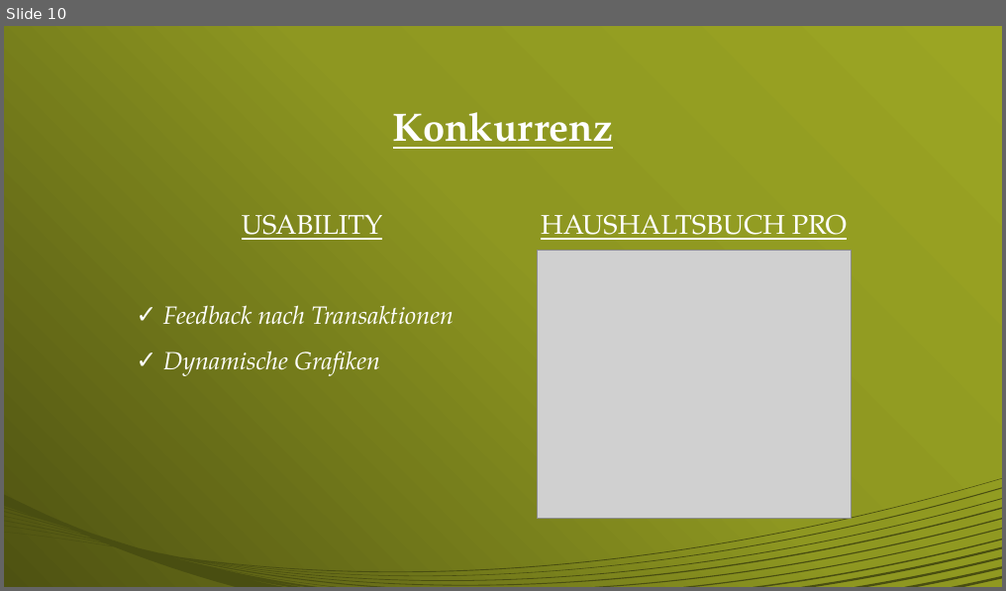
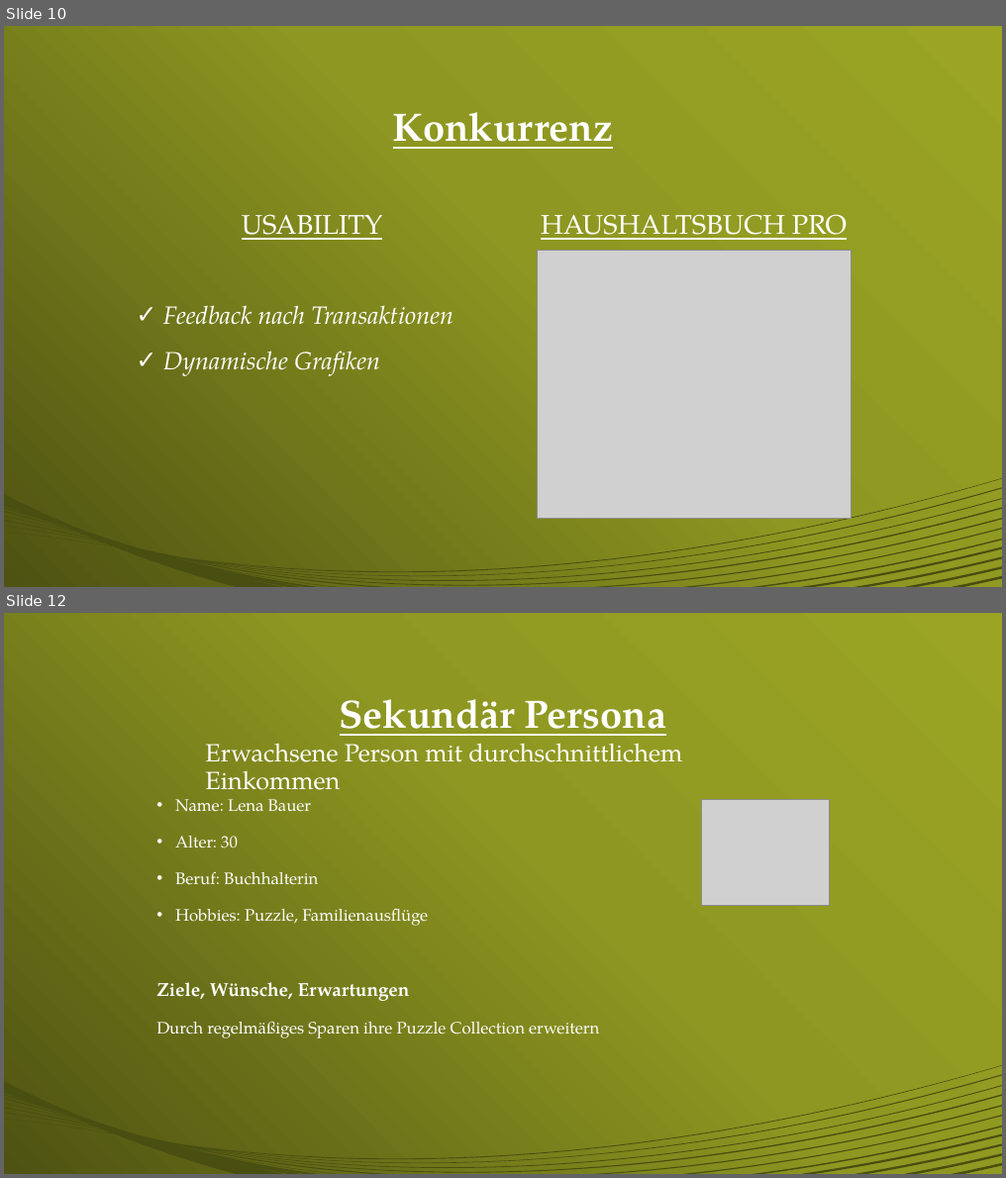
Before and after one commit to TarikPe/HCI, a slide deck: M1/präsentation/M1GruppeFreitagTeam10Präsentation.pptx. Shown one above the other, each under a label of ours: slide 10 before the commit, slides 10 and 12 after it; the slides between them are not shown. The pictures are 1006x591 and 1006x1178 pixels, drawn with LibreOffice and Linux fonts; fonts in the diff are those of the drawing; grey boxes stand for pictures. Boxes give left, top, right and bottom in pixels: in the first picture for what was removed or moved away, otherwise in the second. Text is boxed around its words. In the diff, an @@ line names an element or a change of style, - is before the commit and + after.

```diff
--- a/M1/präsentation/M1GruppeFreitagTeam10Präsentation.pptx
+++ b/M1/präsentation/M1GruppeFreitagTeam10Präsentation.pptx
@@ slide 12 added at <box>4,613,1002,1174</box>, background gradient #9DA625 to #8E9721 to #4E5312; not listed: 1 template element that a slide beside it also shows @@
@@ title added at <box>340,699,666,736</box>, 38 pt, text #FFFFFF, bold, underline @@
+Sekundär Persona
@@ text added at <box>205,743,682,790</box>, 24 pt, text #FFFFFF @@
+Erwachsene Person mit durchschnittlichem Einkommen
@@ text added at <box>156,799,599,1039</box>, 16 pt, text #FFFFFF @@
+• Name: Lena Bauer
+• Alter: 30
+• Beruf: Buchhalterin
+• Hobbies: Puzzle, Familienausflüge
+Ziele, Wünsche, Erwartungen
+Durch regelmäßiges Sparen ihre Puzzle Collection erweitern
@@ picture added at <box>701,799,829,906</box> @@
```
Also in this commit, not shown: 6 other slides added, 6 other files.
